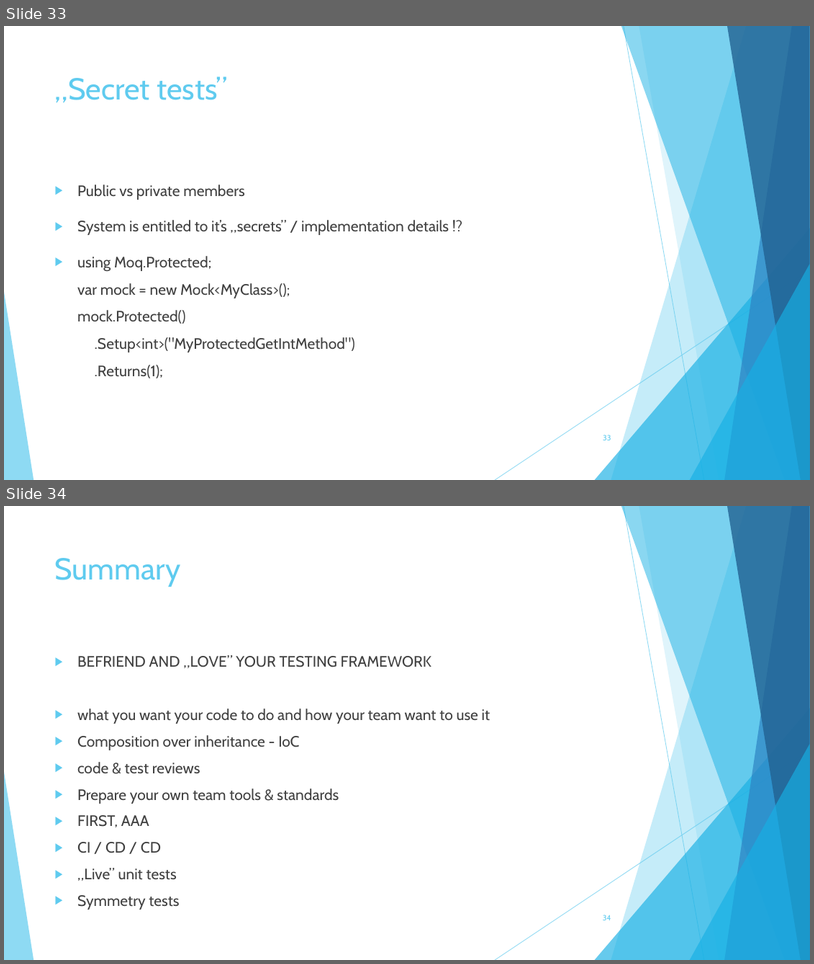
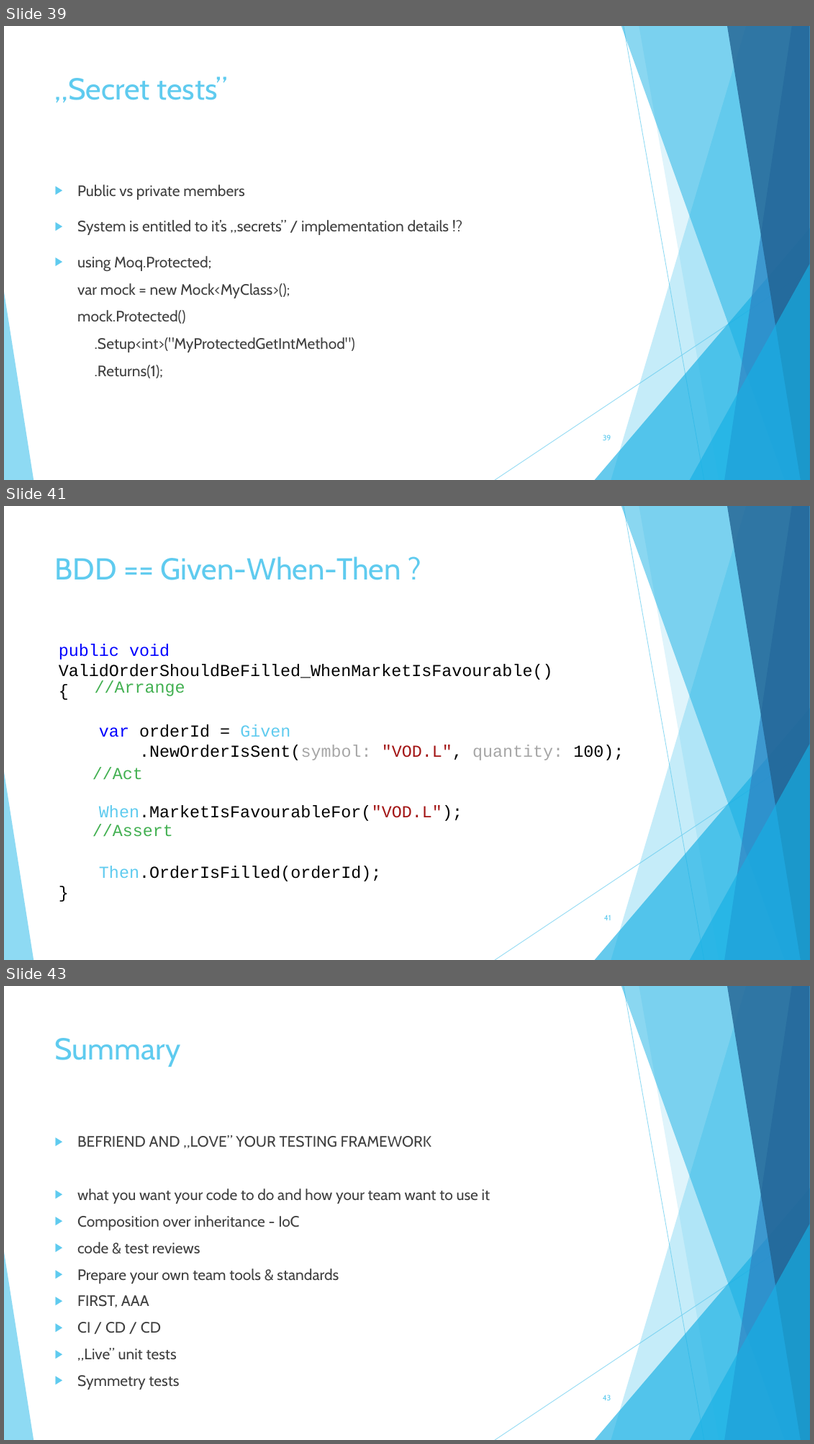
Before and after one commit to szubartm/TddAndBdd.Materials, a slide deck: TDD/Testing in TDD spirit.pptx. Shown one above the other, each under a label of ours: slides 33 and 34 before the commit, slides 39, 41 and 43 after it; the slides between them are not shown. The pictures are 814x964 and 814x1444 pixels, drawn with LibreOffice and Linux fonts; fonts in the diff are those of the drawing. Boxes give left, top, right and bottom in pixels: in the first picture for what was removed or moved away, otherwise in the second. Text is boxed around its words. In the diff, an @@ line names an element or a change of style, - is before the commit and + after.

```diff
--- a/TDD/Testing in TDD spirit.pptx
+++ b/TDD/Testing in TDD spirit.pptx
@@ slide 41 added at (4,506,810,960), background #FFFFFF; not listed: 10 template elements that a slide beside it also shows @@
@@ title added at (55,556,401,580), 36 pt, text #5FCBEF @@
+BDD == Given-When-Then ?
@@ text added at (59,644,624,881), 20 pt, text #000000 @@
+public void ValidOrderShouldBeFilled_WhenMarketIsFavourable()
+{
+var orderId = Given
+.NewOrderIsSent(symbol: "VOD.L", quantity: 100);
+When.MarketIsFavourableFor("VOD.L");
+Then.OrderIsFilled(orderId);
+}
@@ text added at (93,681,185,836), 20 pt, text #42B051 @@
+    //Arrange
+    //Act
+    //Assert
@@ page number added at (604,914,612,920), 9 pt, text #5FCBEF @@
+41
@@ what was slide 33 is now slide 39 @@
@@ page number at (603,434,612,440): text changed @@
-33
+39
@@ what was slide 34 is now slide 43 @@
@@ page number at (603,1394,612,1400): text changed @@
-34
+43
```
Also in this commit, not shown: 5 slides changed, 8 other slides added.
